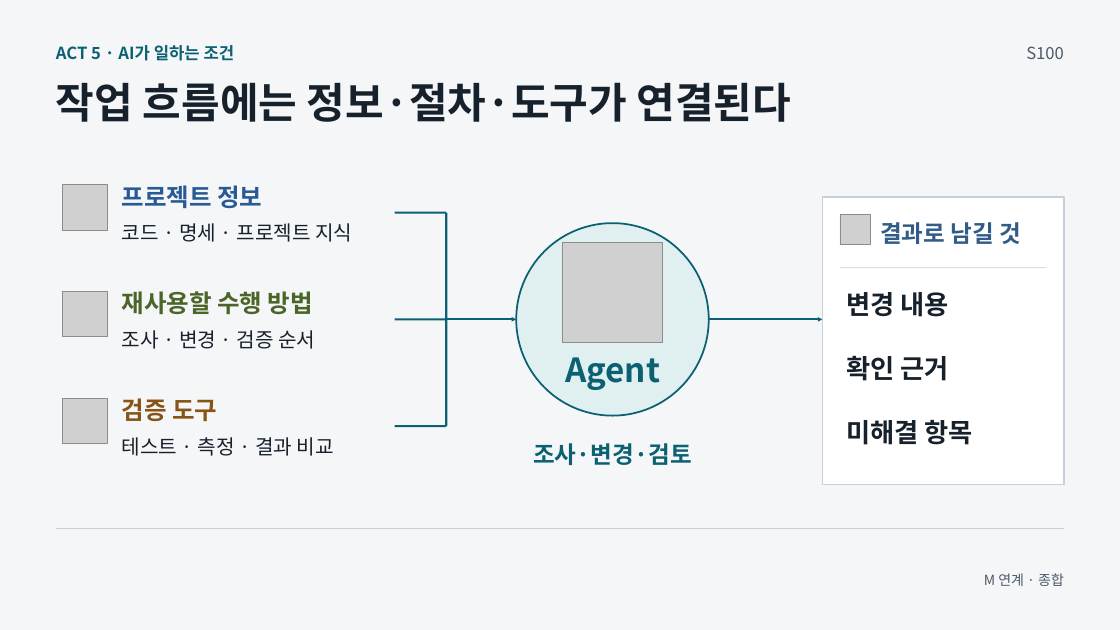
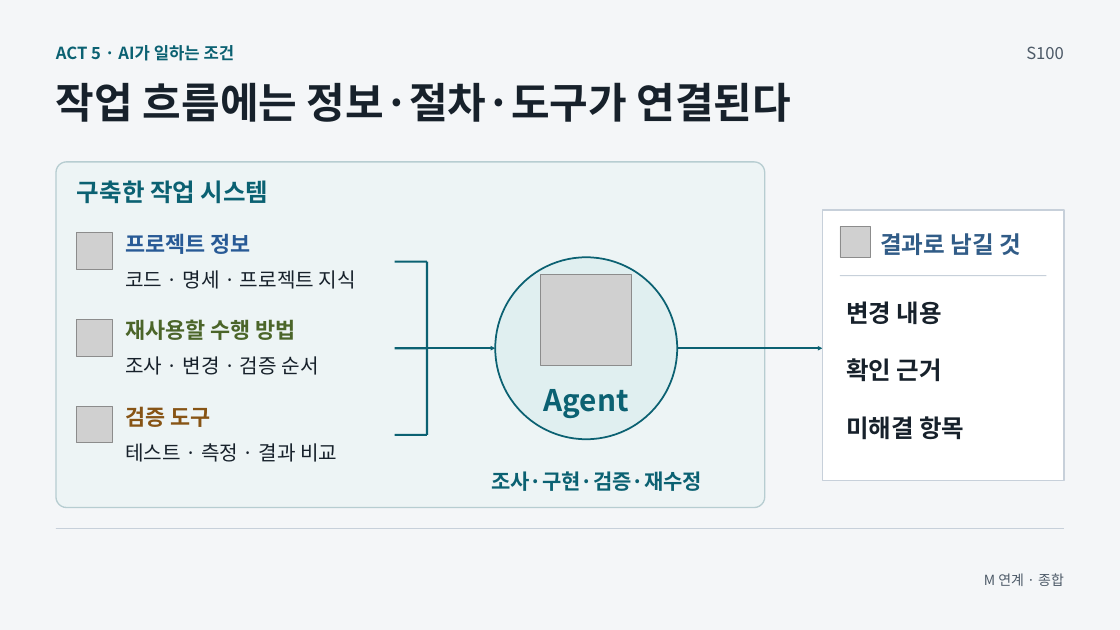
Before and after one commit to GideokKim/ai-dev-training, a slide deck: slide 3 of production/ACT_5.pptx. Drawn at 1120x630 pixels with LibreOffice and Linux fonts; fonts in the diff are those of the drawing; grey boxes stand for pictures. Boxes give left, top, right and bottom in pixels: in the first picture for what was removed or moved away, otherwise in the second. Text is boxed around its words. In the diff, an @@ line names an element or a change of style, - is before the commit and + after.

```diff
--- a/production/ACT_5.pptx
+++ b/production/ACT_5.pptx
@@ rounded rectangle added at [56,162,765,507], fill #EDF4F5, outline #B7CDD1 1.13 pt @@
@@ text added at [77,180,269,204], 21 pt, text #0B6172, bold @@
+구축한 작업 시스템
@@ picture: place and size @@
-picture at [62,185,108,230]
+picture at [76,233,113,270]
@@ size 21 to 18.8 pt in 3 elements at [125,406,210,427], [125,319,296,340], [125,233,250,254] @@
@@ text "프로젝트 정보": place and size @@
-text "프로젝트 정보" at [122,185,262,208]
+text "프로젝트 정보" at [125,233,250,254]
@@ rectangle: place and size @@
-rectangle at [823,197,1065,485]
+rectangle at [823,210,1065,481]
@@ picture: place and size @@
-picture at [840,214,870,245]
+picture at [840,227,870,257]
@@ text "결과로 남길 것": place and size @@
-text "결과로 남길 것" at [880,222,1022,244]
+text "결과로 남길 것" at [880,233,1022,255]
@@ text "코드 · 명세 · 프로젝트 ...": place and size @@
-text "코드 · 명세 · 프로젝트 ..." at [122,223,352,242]
+text "코드 · 명세 · 프로젝트 ..." at [125,270,356,289]
@@ line moved from (395, 213) - (446, 213) to (395, 261) - (427, 261) @@
@@ line moved from (446, 213) - (446, 426) to (427, 261) - (427, 435) @@
@@ ellipse: place and size @@
-ellipse at [517,223,709,416]
+ellipse at [496,257,678,439]
@@ picture: place and size @@
-picture at [563,243,663,343]
+picture at [541,275,632,365]
@@ line moved from (840, 268) - (1047, 268) to (840, 276) - (1047, 276) @@
@@ size 22.5 to 21 pt in 3 elements at [846,358,942,381], [846,416,964,440], [846,301,942,324] @@
@@ text "변경 내용": place and size @@
-text "변경 내용" at [846,292,948,317]
+text "변경 내용" at [846,301,942,324]
@@ picture: place and size @@
-picture at [62,292,108,337]
+picture at [76,319,113,356]
@@ text "재사용할 수행 방법": place and size @@
-text "재사용할 수행 방법" at [122,291,313,314]
+text "재사용할 수행 방법" at [125,319,296,340]
@@ text "조사 · 변경 · 검증 ...": place and size @@
-text "조사 · 변경 · 검증 ..." at [122,330,315,349]
+text "조사 · 변경 · 검증 ..." at [125,356,319,375]
@@ line moved from (395, 319) - (446, 319) to (395, 349) - (427, 349) @@
@@ arrow moved from (446, 319) - (517, 319) to (427, 349) - (496, 349) @@
@@ arrow moved from (709, 319) - (823, 319) to (677, 349) - (823, 349) @@
@@ text "Agent": place and size @@
-text "Agent" at [565,357,660,390]
+text "Agent" at [544,389,629,419]
@@ text "Agent" at [544,389,629,419]: size 28.5 to 25.5 pt @@
@@ picture: place and size @@
-picture at [62,398,108,444]
+picture at [76,406,113,443]
@@ text "검증 도구": place and size @@
-text "검증 도구" at [122,398,217,421]
+text "검증 도구" at [125,406,210,427]
@@ text "테스트 · 측정 · 결과 ...": place and size @@
-text "테스트 · 측정 · 결과 ..." at [122,437,334,456]
+text "테스트 · 측정 · 결과 ..." at [125,443,337,462]
@@ line moved from (395, 426) - (446, 426) to (395, 435) - (427, 435) @@
@@ text at [491,471,702,491]: text changed; size 20.2 to 18 pt @@
-조사·변경·검토
+조사·구현·검증·재수정
```
Also in this commit, not shown: 1 slide added, 1 slide removed, 18 other files.
